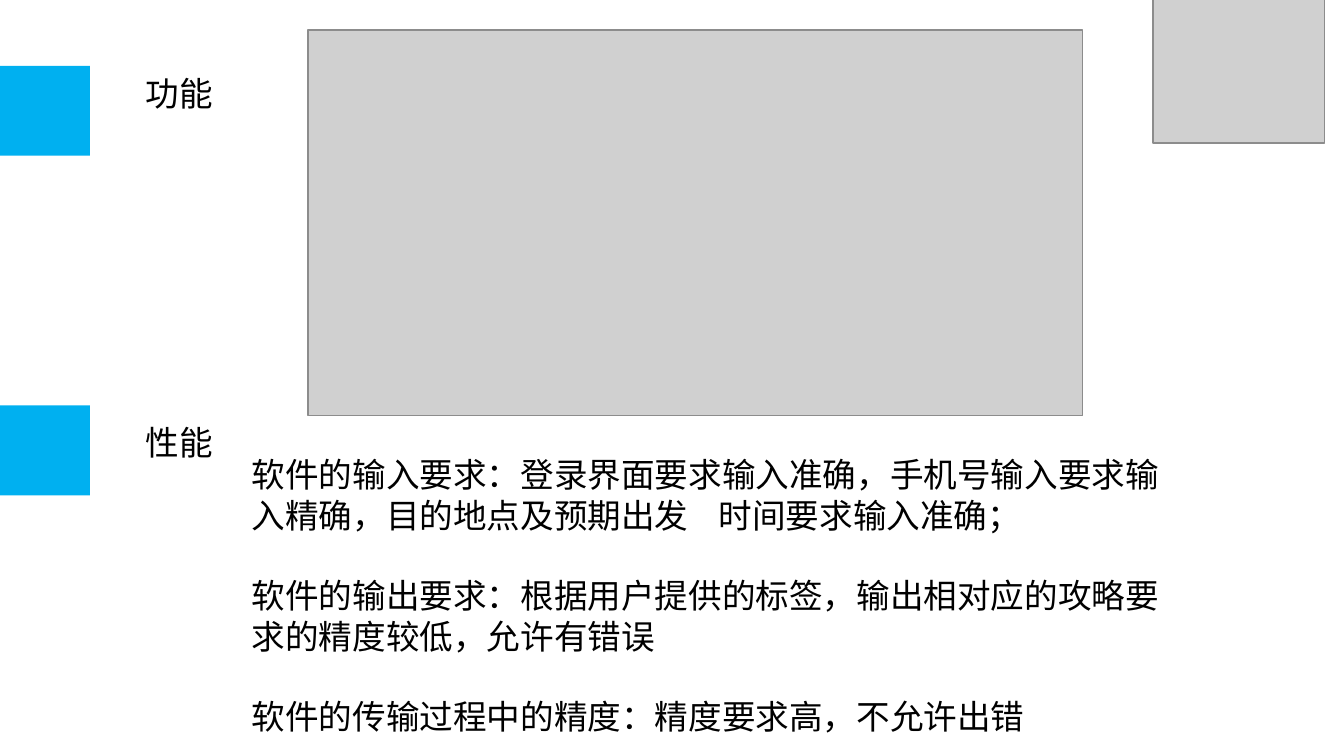
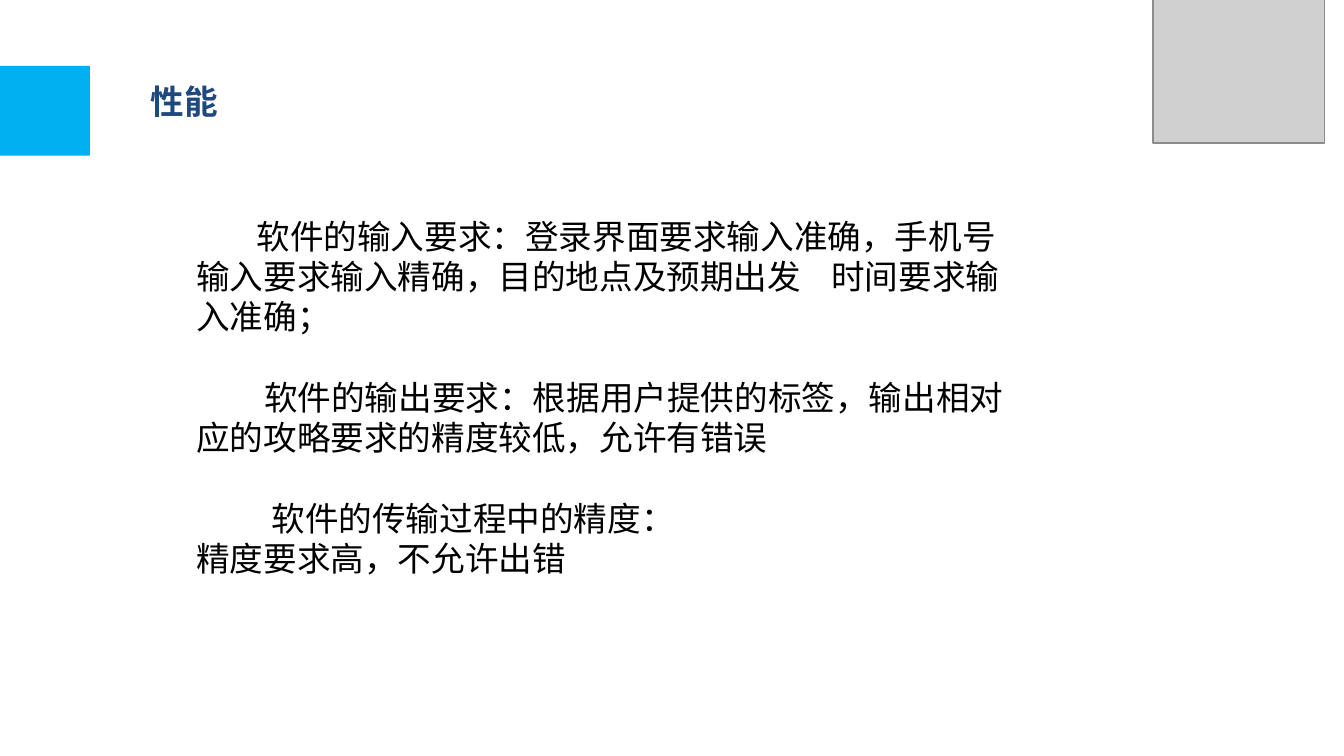
Before and after one commit to LEMONccccc/software, a slide deck: slide 18 of 详细设计.pptx (slide 17 before the commit). Drawn at 1344x756 pixels with LibreOffice and Linux fonts; fonts in the diff are those of the drawing; grey boxes stand for pictures; background and template pictures are left out. Boxes give left, top, right and bottom in pixels: in the first picture for what was removed or moved away, otherwise in the second. Text is boxed around its words. In the diff, an @@ line names an element or a change of style, - is before the commit and + after.

```diff
--- a/详细设计.pptx
+++ b/详细设计.pptx
@@ picture removed at [308, 30, 1082, 415] @@
@@ text "性能": place and size @@
-text "性能" at [146, 426, 213, 458]
+text "性能" at [151, 85, 218, 117]
@@ text "性能" at [151, 85, 218, 117]: text colour #000000 to #1F497D, bold on @@
@@ text removed at [146, 78, 213, 109] @@
-功能
@@ text "软件的输入要求：登录界面要求输入准确，手机号输入要求输入精确，目的地点及预期出发 时间要求输入准确；": place and size @@
-text "软件的输入要求：登录界面要求输入准确，手机号输入要求输入精确，目的地点及预期出发 时间要求输入准确；" at [252, 458, 1159, 733]
+text "软件的输入要求：登录界面要求输入准确，手机号输入要求输入精确，目的地点及预期出发 时间要求输入准确；" at [196, 220, 1003, 575]
@@ rectangle removed at [0, 406, 90, 496] @@
@@ text at [196, 502, 675, 575]: text changed @@
-软件的传输过程中的精度：精度要求高，不允许出错
+软件的传输过程中的精度：
+精度要求高，不允许出错
```
Also in this commit, not shown: 7 other slides changed, 2 slides added.
